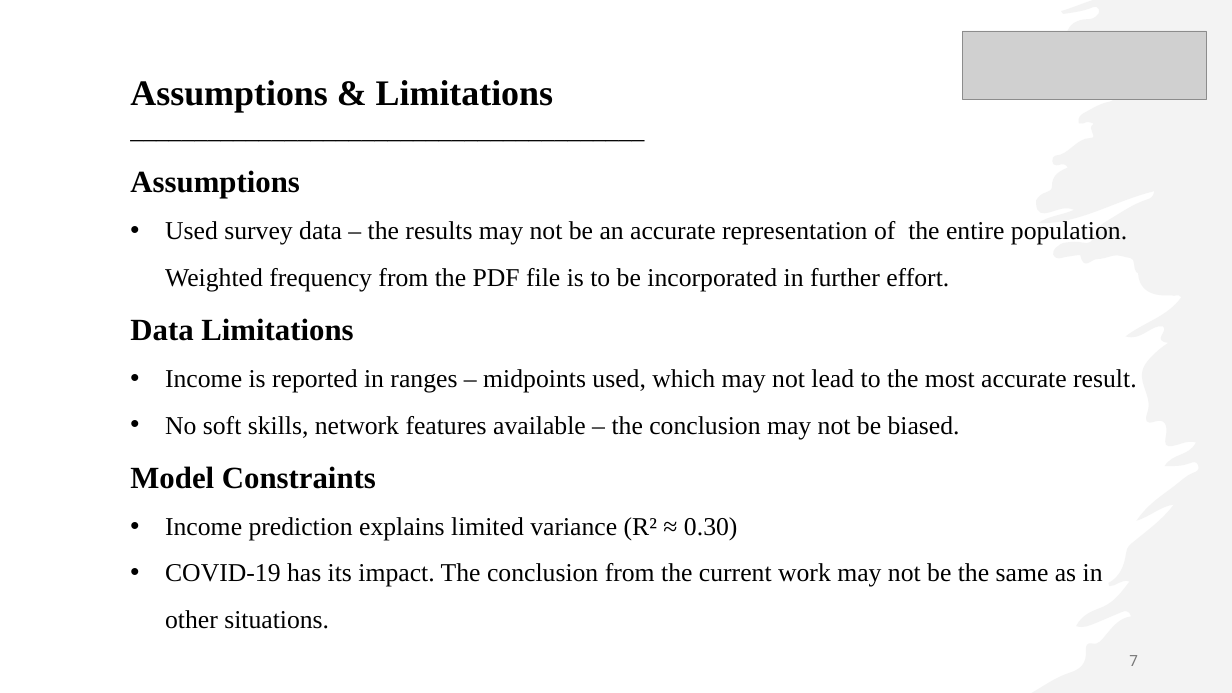
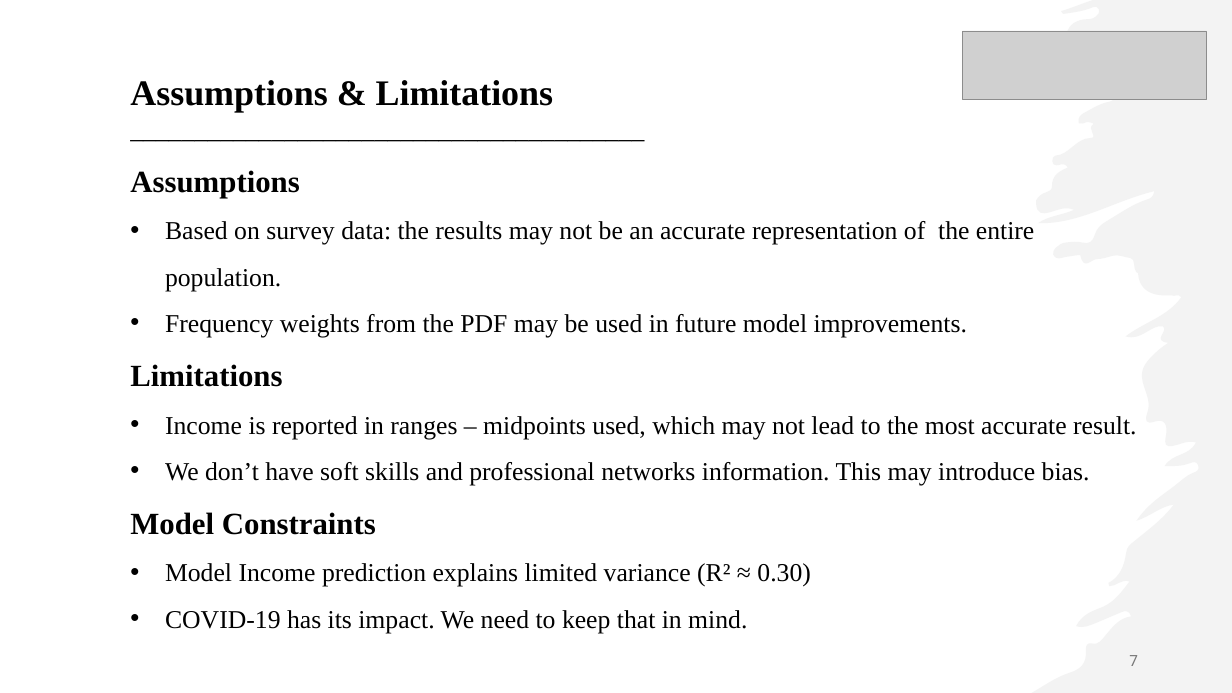
Before and after one commit to fuxima/Dal, a slide deck: slide 7 of NGS_ppt.pptx. Drawn at 1232x693 pixels with LibreOffice and Linux fonts; fonts in the diff are those of the drawing; grey boxes stand for pictures. Boxes give left, top, right and bottom in pixels: in the first picture for what was removed or moved away, otherwise in the second. Text is boxed around its words. In the diff, an @@ line names an element or a change of style, - is before the commit and + after.

```diff
--- a/NGS_ppt.pptx
+++ b/NGS_ppt.pptx
@@ text at box(130, 221, 1034, 387): text changed @@
-• Used survey data – the results may not be an accurate representation of the entire population. Weighted frequency from the PDF file is to be incorporated in further effort.
-Data Limitations
+• Based on survey data: the results may not be an accurate representation of the entire population.
+• Frequency weights from the PDF may be used in future model improvements.
+Limitations
@@ text at box(165, 462, 1090, 485): text changed @@
-• No soft skills, network features available – the conclusion may not be biased.
+• We don’t have soft skills and professional networks information. This may introduce bias.
@@ text at box(165, 563, 811, 633): text changed @@
-• Income prediction explains limited variance (R² ≈ 0.30)
-• COVID-19 has its impact. The conclusion from the current work may not be the same as in other situations.
+• Model Income prediction explains limited variance (R² ≈ 0.30)
+• COVID-19 has its impact. We need to keep that in mind.
```
Also in this commit, not shown: 12 other slides changed, 1 slide added, 1 other file.
